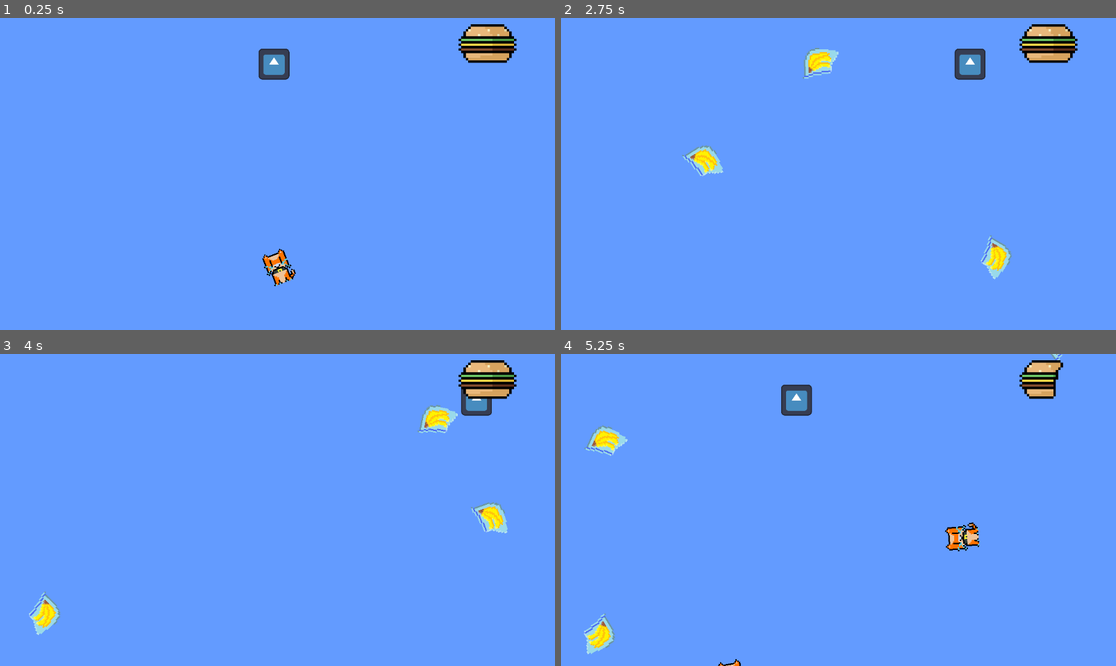
Above: before the commit, frames 1-4 (two rows, left to right).
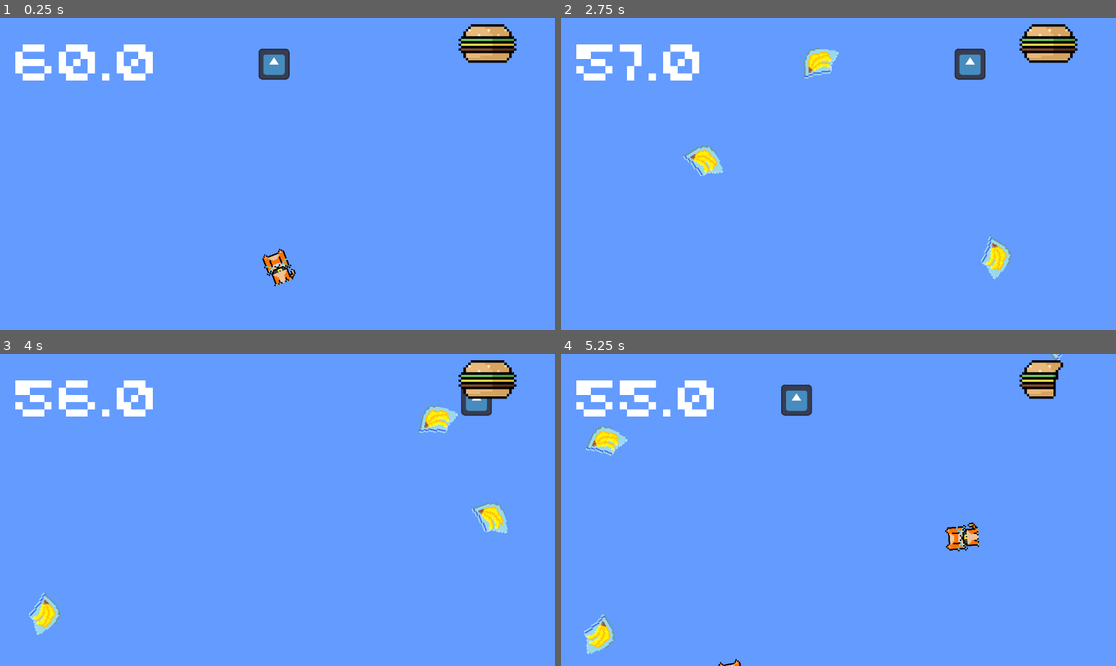
Above: after the commit, the same moments.

Repository: OliverMiguez/CouchBurger-
Game: Godot game, scene res://Escenas/caida_libre.tscn
The game is run twice, just before and just after one commit, with the same random seed, the same clock (stepped at 60 frames per second) and the same inputs. The project has no main scene, so this scene is started directly. The engine's default icon, where the game draws it, is replaced by a stand-in: a white triangle on a blue panel in a dark square.
Inputs:
- Up to frame 1 (0.25 s): no input
- Up to frame 2 (2.75 s): hold Right (ui_right) 0.53-1.28 s; hold Left (ui_left) 1.28-2.03 s; hold Right (ui_right) from 2.03 s (still down)
- Up to frame 3 (4 s): release Right (ui_right) at 3.53 s; hold Left (ui_left) from 3.53 s (still down)
- Up to frame 4 (5.25 s): keep holding Left (ui_left)

The runs differ from the first frame. In frame 1, 1.4% of the frame differs, in the area x 2-28%, y 8-21%; in frame 2, 1.2%; in frame 3, 1.4%; in frame 4, 1.4%.

Commit message:
Creando contador que desciende

Diff:
--- a/Escenas/caida_libre.tscn
+++ b/Escenas/caida_libre.tscn
@@ -7,6 +7,7 @@
 [ext_resource type="PackedScene" uid="uid://bdjbxvitp118x" path="res://Escenas/spawner_objetos.tscn" id="4_bnhwy"]
 [ext_resource type="PackedScene" uid="uid://je2tho8by6e" path="res://Escenas/platano.tscn" id="5_cyro4"]
 [ext_resource type="Texture2D" uid="uid://cvv2u32aks7ap" path="res://Arte/burger.png" id="6_id832"]
+[ext_resource type="FontFile" uid="uid://qwtrcwthfawf" path="res://Fuentes/I-pixel-u.ttf" id="8_oxy3m"]
 
 [sub_resource type="TileSetAtlasSource" id="TileSetAtlasSource_bnhwy"]
 texture = ExtResource("1_wt25n")
@@ -50,3 +51,19 @@
 scale = Vector2(5, 5)
 texture = ExtResource("6_id832")
 hframes = 3
+
+[node name="Contador" type="Label" parent="."]
+offset_left = 25.0
+offset_top = 15.0
+offset_right = 205.0
+offset_bottom = 165.0
+theme_override_fonts/font = ExtResource("8_oxy3m")
+theme_override_font_sizes/font_size = 120
+text = "23"
+
+[node name="TimerContador" type="Timer" parent="."]
+wait_time = 60.0
+one_shot = true
+autostart = true
+
+[connection signal="timeout" from="TimerContador" to="." method="_on_timer_contador_timeout"]
--- a/Escenas/game_over.tscn
+++ b/Escenas/game_over.tscn
@@ -9,7 +9,7 @@
 tracks/0/type = "value"
 tracks/0/imported = false
 tracks/0/enabled = true
-tracks/0/path = NodePath("Estructura_del_GameOver/ColorRect/GameOver:position")
+tracks/0/path = NodePath("EstructuraDelGameOver/ColorRect/GameOver:position")
 tracks/0/interp = 1
 tracks/0/loop_wrap = true
 tracks/0/keys = {
@@ -24,7 +24,7 @@
 tracks/0/type = "value"
 tracks/0/imported = false
 tracks/0/enabled = true
-tracks/0/path = NodePath("Estructura_del_GameOver/ColorRect/GameOver:position")
+tracks/0/path = NodePath("EstructuraDelGameOver/ColorRect/GameOver:position")
 tracks/0/interp = 1
 tracks/0/loop_wrap = true
 tracks/0/keys = {
@@ -43,9 +43,9 @@
 [node name="GameOver" type="Node2D"]
 script = ExtResource("1_37yi2")
 
-[node name="Estructura_del_GameOver" type="CanvasLayer" parent="."]
+[node name="EstructuraDelGameOver" type="CanvasLayer" parent="."]
 
-[node name="ColorRect" type="ColorRect" parent="Estructura_del_GameOver"]
+[node name="ColorRect" type="ColorRect" parent="EstructuraDelGameOver"]
 anchors_preset = 15
 anchor_right = 1.0
 anchor_bottom = 1.0
@@ -53,7 +53,7 @@
 grow_vertical = 2
 color = Color(0, 0, 0, 1)
 
-[node name="GameOver" type="Label" parent="Estructura_del_GameOver/ColorRect"]
+[node name="GameOver" type="Label" parent="EstructuraDelGameOver/ColorRect"]
 layout_mode = 2
 offset_left = 223.0
 offset_top = 71.0
@@ -63,7 +63,7 @@
 theme_override_font_sizes/font_size = 128
 text = "Game Over"
 
-[node name="Button" type="Button" parent="Estructura_del_GameOver/ColorRect"]
+[node name="Button" type="Button" parent="EstructuraDelGameOver/ColorRect"]
 layout_mode = 2
 offset_left = 221.0
 offset_top = 327.0
@@ -80,4 +80,4 @@
 }
 autoplay = "Letras"
 
-[connection signal="pressed" from="Estructura_del_GameOver/ColorRect/Button" to="." method="_on_button_pressed"]
+[connection signal="pressed" from="EstructuraDelGameOver/ColorRect/Button" to="." method="_on_button_pressed"]
--- a/Scripts/caida_libre.gd
+++ b/Scripts/caida_libre.gd
@@ -2,6 +2,10 @@
 extends Node2D
 class_name caida_libre
 @onready var hamburguesa = $UI/Hamburguesa
+#Administra el tiempo de juego 1 min por ejemplo
+@onready var contador = $Contador
+@onready var timer_contador = $TimerContador
+
 
 #Cuando el frame de la hamburguesa sea mayor a 2 la elimina
 var contador_hamburguesa = 0
@@ -10,6 +14,9 @@
 	#LLama a las señales del script general para que cuando sean emitadas puedan ejecutarse
 	General.daño_recibido.connect(_on_daño_recibido)
 	General.detectar_muerte.connect(_on_muerte_detectada)
+
+func _process(delta):
+	contador.text = str(round(timer_contador.time_left))
 
 ##Función que muestra lo que pasa cuando el player recibe daño
 func _on_daño_recibido():
@@ -25,3 +32,7 @@
 func _on_muerte_detectada():
 	print("Muerto")
 	get_tree().change_scene_to_file("res://Escenas/game_over.tscn")
+
+##Tiempo total de juego
+func _on_timer_contador_timeout():
+	print("Victoria")
Not shown: 1 places in Escenas/caida_libre.tscn that only renumber resources
